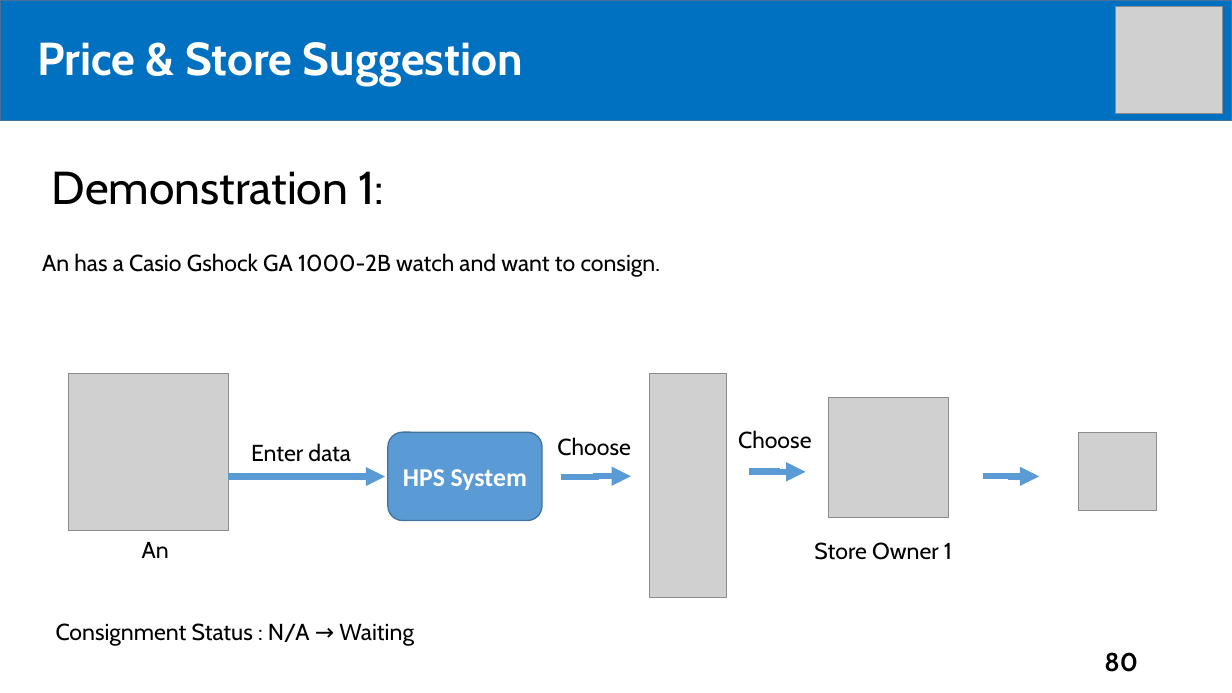
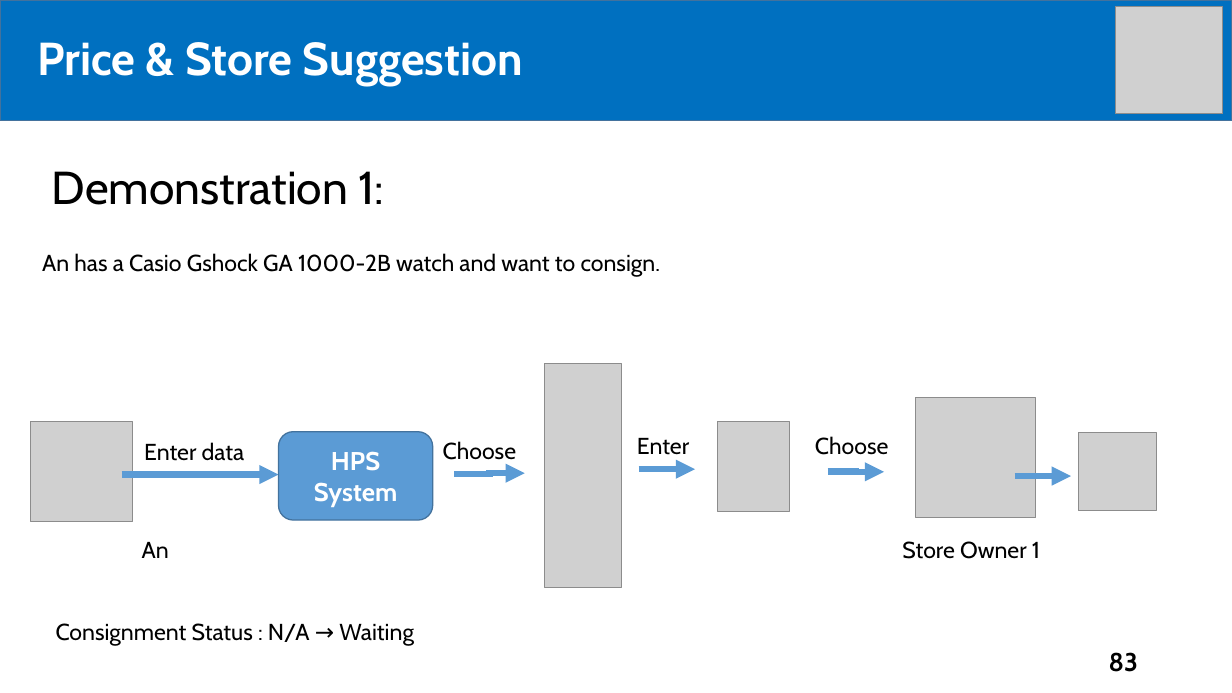
Before and after one commit to tiendan3108/CP, a slide deck: slide 83 of Source/Presentation/PreFinalPresentation.pptx (slide 80 before the commit). Drawn at 1232x693 pixels with LibreOffice and Linux fonts; fonts in the diff are those of the drawing; grey boxes stand for pictures. Boxes give left, top, right and bottom in pixels: in the first picture for what was removed or moved away, otherwise in the second. Text is boxed around its words. In the diff, an @@ line names an element or a change of style, - is before the commit and + after.

```diff
--- a/Source/Presentation/PreFinalPresentation.pptx
+++ b/Source/Presentation/PreFinalPresentation.pptx
@@ picture: place and size @@
-picture at [650,373,726,598]
+picture at [544,364,621,589]
@@ picture: place and size @@
-picture at [828,397,948,518]
+picture at [916,397,1036,518]
@@ picture: place and size @@
-picture at [68,373,228,531]
+picture at [30,421,132,522]
@@ text "Enter data": place and size @@
-text "Enter data" at [251,443,351,462]
+text "Enter data" at [144,442,245,461]
@@ rounded rectangle "HPS System": place and size @@
-rounded rectangle "HPS System" at [388,433,543,521]
+rounded rectangle "HPS System" at [278,432,433,520]
@@ rounded rectangle "HPS System" at [278,432,433,520]: font Calibri to Cabin @@
@@ text "Choose" rewrapped from [557,437,631,456] to [443,441,517,465] @@
@@ text added at [637,438,689,455], 18 pt, text #000000 @@
+Enter
@@ picture added at [718,421,789,511] @@
@@ text "Choose": place and size @@
-text "Choose" at [738,430,812,449]
+text "Choose" at [815,436,889,455]
@@ elbow arrow moved from (228, 477) - (385, 477) to (122, 474) - (278, 475) @@
@@ elbow arrow moved from (561, 477) - (631, 477) to (455, 474) - (525, 473) @@
@@ elbow arrow added from (639, 470) to (695, 470), #5B9BD5 5 pt @@
@@ elbow arrow moved from (750, 471) - (806, 472) to (828, 471) - (884, 472) @@
@@ elbow arrow moved from (983, 476) - (1040, 477) to (1015, 476) - (1071, 476) @@
@@ text "Store Owner 1": place and size @@
-text "Store Owner 1" at [814,542,952,560]
+text "Store Owner 1" at [902,541,1040,559]
@@ page number at [1109,652,1138,672]: text changed @@
-80
+83
```
Also in this commit, not shown: 6 other slides changed, 9 slides added, 1 other file.
